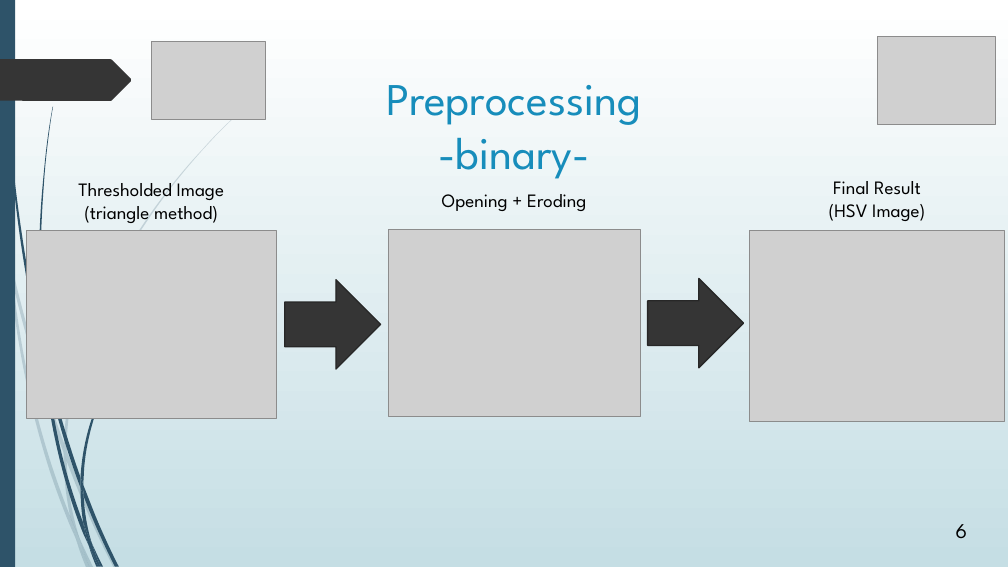
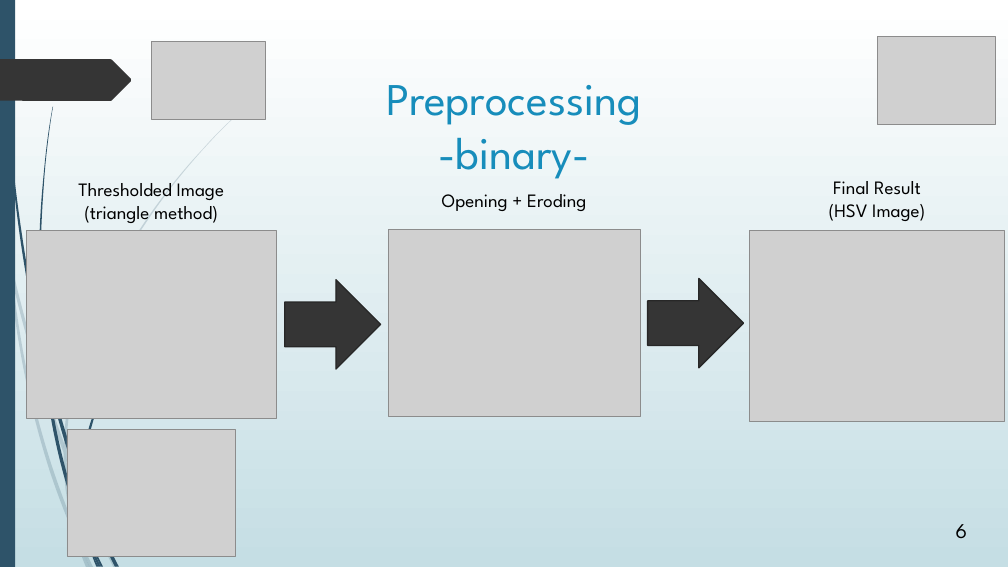
Before and after one commit to avasile96/CAD, a slide deck: slide 6 of Presentation_updated.pptx. Drawn at 1008x567 pixels with LibreOffice and Linux fonts; fonts in the diff are those of the drawing; grey boxes stand for pictures. Boxes give left, top, right and bottom in pixels: in the first picture for what was removed or moved away, otherwise in the second. Text is boxed around its words. In the diff, an @@ line names an element or a change of style, - is before the commit and + after.

```diff
--- a/Presentation_updated.pptx
+++ b/Presentation_updated.pptx
@@ picture added at bbox=[67, 430, 236, 557] @@
@@ freeform shape removed at bbox=[80, 477, 83, 496] @@
@@ freeform shape removed at bbox=[80, 488, 91, 544] @@
```
